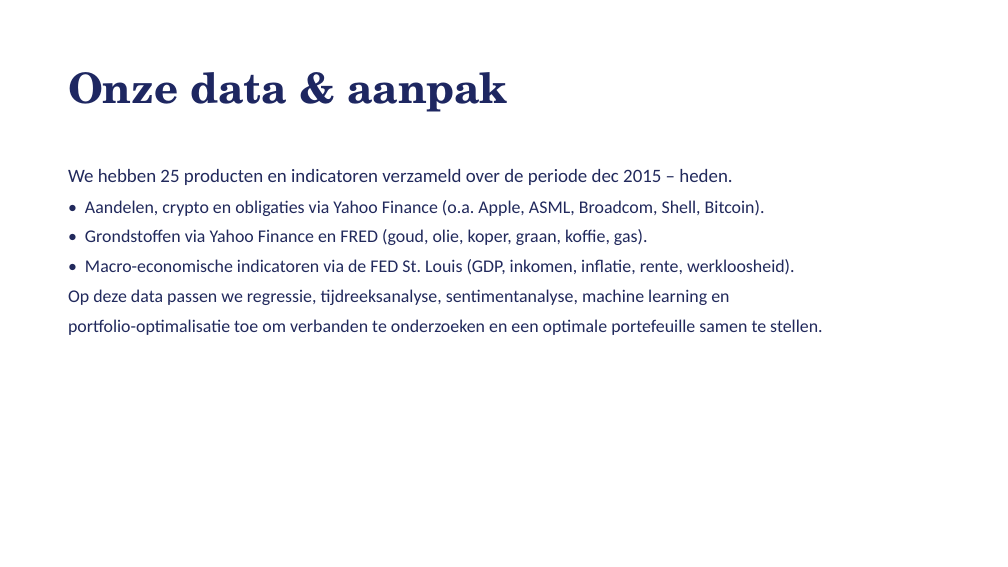
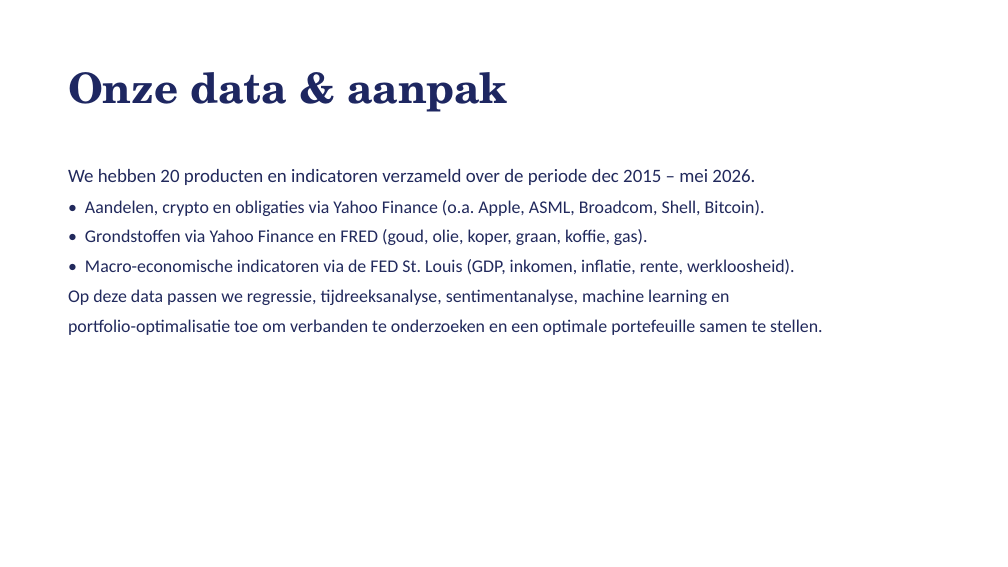
Before and after one commit to michaelraykuster-spec/Werkplaats-2-opdracht-Groep-3, a slide deck: slide 2 of Werkplaats2_Groep3_Eindpresentatie.pptx. Drawn at 1008x567 pixels with LibreOffice and Linux fonts; fonts in the diff are those of the drawing. Boxes give left, top, right and bottom in pixels: in the first picture for what was removed or moved away, otherwise in the second. Text is boxed around its words. In the diff, an @@ line names an element or a change of style, - is before the commit and + after.

```diff
--- a/Werkplaats2_Groep3_Eindpresentatie.pptx
+++ b/Werkplaats2_Groep3_Eindpresentatie.pptx
@@ text at <box>68,169,755,185</box>: text changed @@
-We hebben 25 producten en indicatoren verzameld over de periode dec 2015 – heden.
+We hebben 20 producten en indicatoren verzameld over de periode dec 2015 – mei 2026.
```
Also in this commit, not shown: 1 other slide changed.
